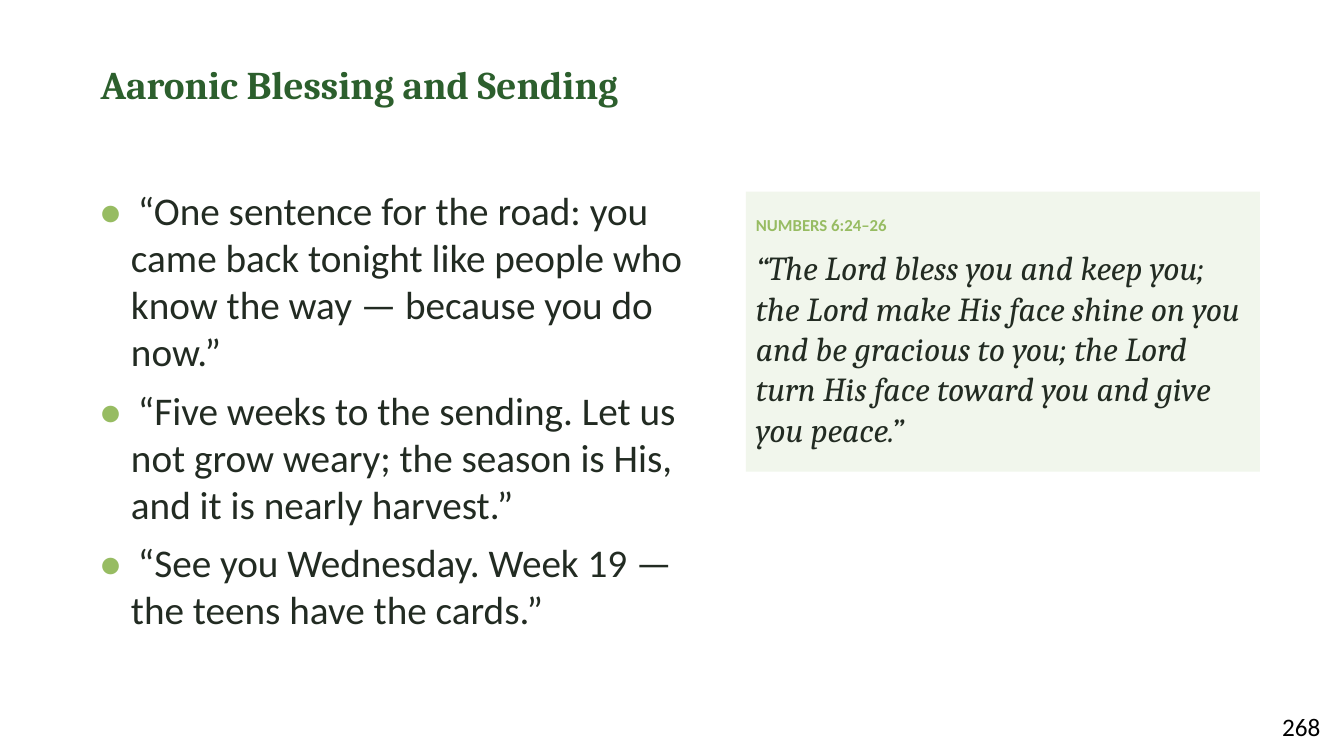
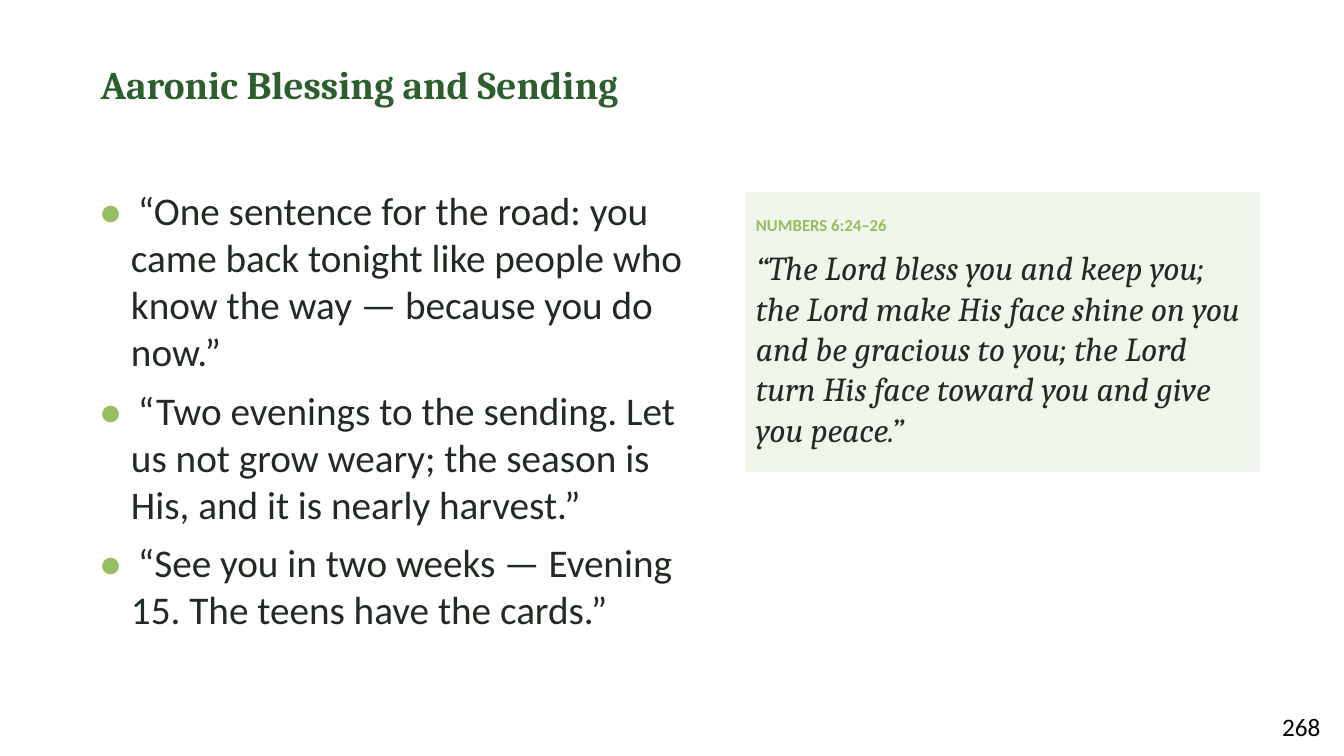
Before and after one commit to jgtittle-ministries/fellowship-of-the-heart-pilot-at-cca-dev, a slide deck: slide 14 of _implementation-notes/evening-series/FotH Evening Session 18 Slides DRAFT v1.pptx. Drawn at 1344x756 pixels with LibreOffice and Linux fonts; fonts in the diff are those of the drawing. Boxes give left, top, right and bottom in pixels: in the first picture for what was removed or moved away, otherwise in the second. Text is boxed around its words. In the diff, an @@ line names an element or a change of style, - is before the commit and + after.

```diff
--- a/_implementation-notes/evening-series/FotH Evening Session 18 Slides DRAFT v1.pptx
+++ b/_implementation-notes/evening-series/FotH Evening Session 18 Slides DRAFT v1.pptx
@@ text at [131, 397, 675, 625]: text changed @@
-• “Five weeks to the sending. Let us not grow weary; the season is His, and it is nearly harvest.”
-• “See you Wednesday. Week 19 — the teens have the cards.”
+• “Two evenings to the sending. Let us not grow weary; the season is His, and it is nearly harvest.”
+• “See you in two weeks — Evening 15. The teens have the cards.”
```
Also in this commit, not shown: 2 other slides changed, 6 other files.
